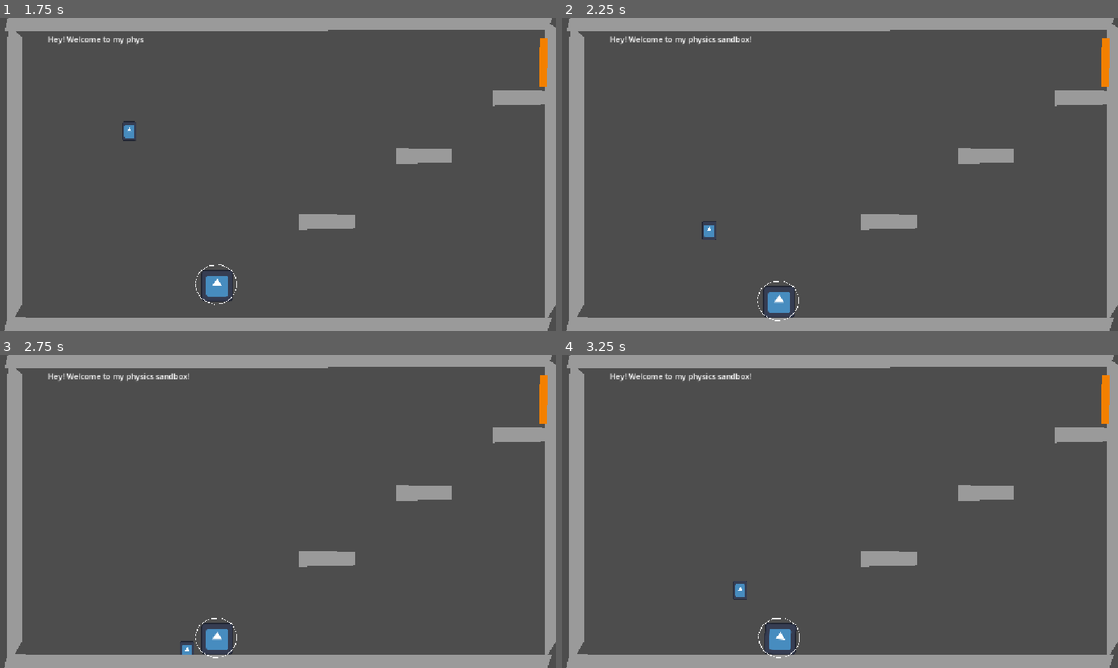
Above: before the commit, frames 1-4 (two rows, left to right).
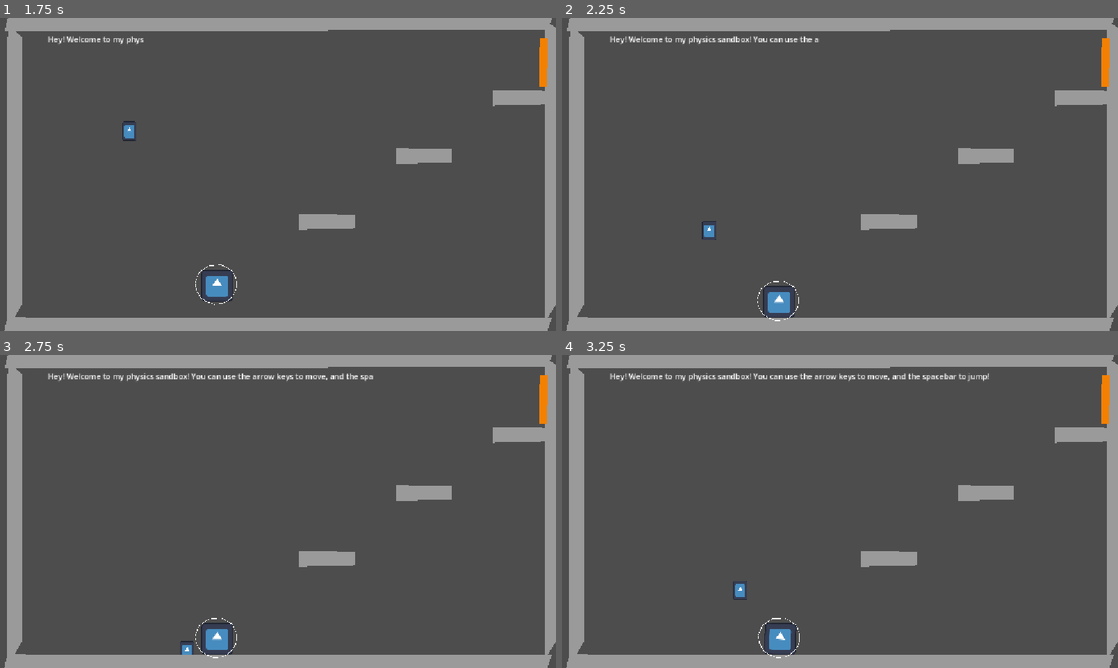
Above: after the commit, the same moments.

Repository: TAL-Trent/SSJamF2026
Game: Godot game, scene res://Levels/Main Menu/Main_Menu.tscn
Two runs of this game, one before a commit and one after it. Both use one fixed random seed, a clock stepped at 60 frames per second and the inputs below. The engine's default icon, where the game draws it, is replaced by a stand-in: a white triangle on a blue panel in a dark square.
Inputs (mouse positions are in pixels of both pictures, inside the frame that each line leads up to):
- Up to frame 1 (1.75 s): click (283, 174) at 0.5 s; click (66, 102) at 1.27 s
- Up to frame 2 (2.25 s): hold Right (right) from 2.03 s (still down); hold Space (jump) from 2.03 s (still down)
- Up to frame 3 (2.75 s): keep holding Right (right); keep holding Space (jump)
- Up to frame 4 (3.25 s): release Right (right) at 2.78 s; release Space (jump) at 2.78 s; hold Left (left) from 2.78 s (still down); tap Space (jump) at 2.85, 3.02 s

Frame 1 is identical in both runs. In frame 2, 0.1% of the frame differs, in the area x 34-47%, y 5-8%; in frame 3, 0.3%; in frame 4, 0.4%, in the area x 34-77%, y 5-9%.

Commit message:
added level 3

Diff:
--- a/jank/Levels/Level 1/Level_1_Script.gd
+++ b/jank/Levels/Level 1/Level_1_Script.gd
@@ -40,7 +40,7 @@
 
 # Called when the node enters the scene tree for the first time.
 func _ready() -> void:
-	setMessage("Hey! Welcome to my physics sandbox!")
+	setMessage("Hey! Welcome to my physics sandbox! You can use the arrow keys to move, and the spacebar to jump!")
 
 
 # Called every frame. 'delta' is the elapsed time since the previous frame.
--- a/jank/Levels/Level 2/Level_2_Script.gd
+++ b/jank/Levels/Level 2/Level_2_Script.gd
@@ -52,9 +52,10 @@
 #called when the player touches the end of level trigger
 func _on_area_2d_area_shape_entered(area_rid: RID, area: Area2D, area_shape_index: int, local_shape_index: int) -> void:
 	print("EOL trigger touched")
-	await get_tree().create_timer(0.2).timeout
 	setMessage("Nice job!")
+	await get_tree().create_timer(0.5).timeout
 	print("next level")
+	get_tree().change_scene_to_file("res://Levels/Level 3/Level_3.tscn")
 
 func typeChat():
 	if !(finishedMessage == currentMessage):
--- /dev/null
+++ b/jank/Levels/Level 3/Level_3.tscn
@@ -0,0 +1,187 @@
+[gd_scene format=3 uid="uid://cgiq4edximheo"]
+
+[ext_resource type="Script" uid="uid://cn4wgvnfxxhkl" path="res://Levels/Level 3/Level_3_Script.gd" id="1_olxtw"]
+[ext_resource type="Texture2D" uid="uid://dy56y0s7l3b3y" path="res://icon.svg" id="2_y2d2y"]
+
+[sub_resource type="CircleShape2D" id="CircleShape2D_cxiam"]
+radius = 19.026299
+
+[sub_resource type="RectangleShape2D" id="RectangleShape2D_cxiam"]
+size = Vector2(1125, 30)
+
+[sub_resource type="RectangleShape2D" id="RectangleShape2D_2v4n4"]
+size = Vector2(31, 636)
+
+[sub_resource type="RectangleShape2D" id="RectangleShape2D_8jio8"]
+size = Vector2(1440, 311)
+
+[sub_resource type="RectangleShape2D" id="RectangleShape2D_48r1q"]
+size = Vector2(126, 30)
+
+[sub_resource type="CircleShape2D" id="CircleShape2D_oym00"]
+radius = 86.833176
+
+[node name="Node2D" type="Node2D" unique_id=965193724 node_paths=PackedStringArray("Player", "PlayerSprite", "EolTrigger", "textChat", "playerRay")]
+script = ExtResource("1_olxtw")
+Player = NodePath("Player")
+PlayerSprite = NodePath("Player2dSprite")
+EolTrigger = NodePath("Area2D")
+textChat = NodePath("RichTextLabel")
+playerRay = NodePath("Player2dSprite/RayCast2D")
+
+[node name="Player2dSprite" type="Sprite2D" parent="." unique_id=1676920389]
+position = Vector2(268, 190)
+scale = Vector2(0.2304688, 0.3125001)
+texture = ExtResource("2_y2d2y")
+
+[node name="RayCast2D" type="RayCast2D" parent="Player2dSprite" unique_id=1973953240]
+position = Vector2(0, -9.599976)
+scale = Vector2(4.338982, 3.199999)
+target_position = Vector2(0, 24)
+
+[node name="Player" type="RigidBody2D" parent="." unique_id=272158072]
+position = Vector2(268, 187)
+constant_force = Vector2(0, -300)
+constant_torque = 2.13
+
+[node name="CollisionShape2D" type="CollisionShape2D" parent="Player" unique_id=666665252]
+position = Vector2(0, 2)
+shape = SubResource("CircleShape2D_cxiam")
+
+[node name="playerarea2D" type="Area2D" parent="Player" unique_id=1979979719]
+position = Vector2(0, 2)
+
+[node name="CollisionShape2D" type="CollisionShape2D" parent="Player/playerarea2D" unique_id=200249450]
+shape = SubResource("CircleShape2D_cxiam")
+
+[node name="Floor" type="StaticBody2D" parent="." unique_id=1060266912]
+position = Vector2(880, 168)
+
+[node name="Polygon2D" type="Polygon2D" parent="Floor" unique_id=1738322572]
+position = Vector2(258.6361, 451.14447)
+scale = Vector2(2.3022308, 0.3597568)
+color = Color(0.6073017, 0.60730165, 0.60730165, 1)
+polygon = PackedVector2Array(1.8955078, 6.378113, -488.1045, 2.3781128, -491.1045, 92.37811, -2.1044922, 85.37811)
+
+[node name="CollisionShape2D" type="CollisionShape2D" parent="Floor" unique_id=1904054581]
+position = Vector2(-303.5, 477)
+shape = SubResource("RectangleShape2D_cxiam")
+
+[node name="wallLeft" type="StaticBody2D" parent="." unique_id=1933933877]
+position = Vector2(880, 168)
+
+[node name="Polygon2D" type="Polygon2D" parent="wallLeft" unique_id=1698824866]
+position = Vector2(-835.1139, -172.69963)
+scale = Vector2(0.060113497, 7.0222216)
+color = Color(0.6073017, 0.60730165, 0.60730165, 1)
+polygon = PackedVector2Array(1.8955078, 6.378113, -488.1045, 2.3781128, -491.1045, 92.37811, -2.1044922, 85.37811)
+
+[node name="CollisionShape2D" type="CollisionShape2D" parent="wallLeft" unique_id=437923831]
+position = Vector2(-847.5, 169)
+shape = SubResource("RectangleShape2D_2v4n4")
+
+[node name="wallLeft2" type="StaticBody2D" parent="." unique_id=930569930]
+position = Vector2(1993, 156)
+
+[node name="Polygon2D" type="Polygon2D" parent="wallLeft2" unique_id=1263886810]
+position = Vector2(-835.1139, -172.69963)
+scale = Vector2(0.060113497, 7.0222216)
+color = Color(0.6073017, 0.60730165, 0.60730165, 1)
+polygon = PackedVector2Array(1.8955078, 6.378113, -488.1045, 2.3781128, -491.1045, 92.37811, -2.1044922, 85.37811)
+
+[node name="CollisionShape2D" type="CollisionShape2D" parent="wallLeft2" unique_id=1145334264]
+position = Vector2(-847.5, 169)
+shape = SubResource("RectangleShape2D_2v4n4")
+
+[node name="Floor2" type="StaticBody2D" parent="." unique_id=103161666]
+position = Vector2(882, -457)
+
+[node name="Polygon2D" type="Polygon2D" parent="Floor2" unique_id=83244311]
+position = Vector2(258.6361, 451.14447)
+scale = Vector2(2.3022308, 0.3597568)
+color = Color(0.6073017, 0.60730165, 0.60730165, 1)
+polygon = PackedVector2Array(1.8955078, 6.378113, -488.1045, 2.3781128, -491.1045, 92.37811, -2.1044922, 85.37811)
+
+[node name="CollisionShape2D" type="CollisionShape2D" parent="Floor2" unique_id=265569157]
+position = Vector2(-323, 330.5)
+shape = SubResource("RectangleShape2D_8jio8")
+
+[node name="Chunk1" type="StaticBody2D" parent="." unique_id=1902447649]
+position = Vector2(1174, -147)
+
+[node name="Polygon2D" type="Polygon2D" parent="Chunk1" unique_id=881651029]
+position = Vector2(-36.000015, 295)
+scale = Vector2(0.2373221, 0.3597568)
+color = Color(0.6073017, 0.60730165, 0.60730165, 1)
+polygon = PackedVector2Array(1.8955078, 6.378113, -488.1045, 2.3781128, -491.1045, 92.37811, -2.1044922, 85.37811)
+
+[node name="CollisionShape2D" type="CollisionShape2D" parent="Chunk1" unique_id=1848147505]
+position = Vector2(-90, 312)
+shape = SubResource("RectangleShape2D_48r1q")
+
+[node name="Chunk2" type="StaticBody2D" parent="." unique_id=1770343159]
+position = Vector2(973, -26)
+
+[node name="Polygon2D" type="Polygon2D" parent="Chunk2" unique_id=348608480]
+position = Vector2(-36.000015, 295)
+scale = Vector2(0.2373221, 0.3597568)
+color = Color(0.6073017, 0.60730165, 0.60730165, 1)
+polygon = PackedVector2Array(1.8955078, 6.378113, -488.1045, 2.3781128, -491.1045, 92.37811, -2.1044922, 85.37811)
+
+[node name="CollisionShape2D" type="CollisionShape2D" parent="Chunk2" unique_id=776974233]
+position = Vector2(-90, 312)
+shape = SubResource("RectangleShape2D_48r1q")
+
+[node name="Ball" type="RigidBody2D" parent="." unique_id=22472977]
+mass = 5.0
+
+[node name="CollisionShape2D" type="CollisionShape2D" parent="Ball" unique_id=584389202]
+position = Vector2(450, 485)
+scale = Vector2(0.5, 0.5)
+shape = SubResource("CircleShape2D_oym00")
+
+[node name="Icon" type="Sprite2D" parent="Ball/CollisionShape2D" unique_id=869864279]
+position = Vector2(6.1035156e-05, 1.9999695)
+scale = Vector2(1.0312488, 1.0312496)
+texture = ExtResource("2_y2d2y")
+
+[node name="Line2D" type="Line2D" parent="Ball/CollisionShape2D" unique_id=1704672838]
+position = Vector2(-5.4247417, -3.4765828)
+scale = Vector2(0.23375602, 0.22844152)
+points = PackedVector2Array(-365, -34, -297, -214, -127, -337, 95, -360, 291, -242, 360, -83, 364, 51, 345, 125, 296, 211, 215, 301, 124, 345, -28, 363, -173, 314, -266, 247, -336, 124, -372, -22)
+
+[node name="Chunk3" type="StaticBody2D" parent="." unique_id=981929648]
+position = Vector2(772, 110)
+
+[node name="Polygon2D" type="Polygon2D" parent="Chunk3" unique_id=578532576]
+position = Vector2(-36.000015, 295)
+scale = Vector2(0.2373221, 0.3597568)
+color = Color(0.6073017, 0.60730165, 0.60730165, 1)
+polygon = PackedVector2Array(1.8955078, 6.378113, -488.1045, 2.3781128, -491.1045, 92.37811, -2.1044922, 85.37811)
+
+[node name="CollisionShape2D" type="CollisionShape2D" parent="Chunk3" unique_id=2031323877]
+position = Vector2(-90, 312)
+shape = SubResource("RectangleShape2D_48r1q")
+
+[node name="Area2D" type="Area2D" parent="." unique_id=655159511]
+
+[node name="CollisionPolygon2D" type="CollisionPolygon2D" parent="Area2D" unique_id=1804080934]
+position = Vector2(-638, 1)
+scale = Vector2(1.5625031, 1)
+polygon = PackedVector2Array(1118, 42, 1135, 42, 1134, 142, 1117, 142)
+
+[node name="Polygon2D" type="Polygon2D" parent="Area2D" unique_id=450298845]
+color = Color(0.955715, 0.5051854, 7.70092e-07, 1)
+polygon = PackedVector2Array(1118, 42, 1135, 42, 1134, 142, 1117, 142)
+
+[node name="RichTextLabel" type="RichTextLabel" parent="." unique_id=729345683]
+offset_left = 99.0
+offset_top = 32.0
+offset_right = 1036.0
+offset_bottom = 88.0
+localize_numeral_system = false
+text = "Hello World!"
+scroll_active = false
+shortcut_keys_enabled = false
+
+[connection signal="area_shape_entered" from="Area2D" to="." method="_on_area_2d_area_shape_entered"]
--- /dev/null
+++ b/jank/Levels/Level 3/Level_3_Script.gd
@@ -0,0 +1,79 @@
+extends Node
+
+@export var Player: RigidBody2D
+@export var PlayerSprite: Sprite2D
+@export var EolTrigger: Area2D
+@export var textChat: RichTextLabel
+@export var playerRay: RayCast2D
+
+var isTyping = false
+var finishedMessage = ""
+var currentMessage = ""
+var messageChar = 0
+var airJumped = false
+
+func _input(event):
+	if event.is_action_pressed("jump"):
+		var myForce: Vector2
+		myForce.x = 0;
+		myForce.y = -500;
+		#Player.apply_force(myForce)
+		if isTouchingFloor():
+			Player.apply_impulse(myForce);
+			print("Jumped!")
+		else:
+			if !airJumped:
+				myForce.y = -5000
+				Player.apply_impulse(myForce);
+				airJumped = true
+	if event.is_action_pressed("left"):
+		var myForce: Vector2
+		myForce.x = -200;
+		myForce.y = 0;
+		#Player.apply_force(myForce)
+		if isTouchingFloor():
+			Player.apply_impulse(myForce);
+	if event.is_action_pressed("right"):
+		var myForce: Vector2
+		myForce.x = 200;
+		myForce.y = 0;
+		#Player.apply_force(myForce)
+		if isTouchingFloor():
+			Player.apply_impulse(myForce);
+
+
+
+
+# Called when the node enters the scene tree for the first time.
+func _ready() -> void:
+	setMessage("Y'know, that might have been a bit too hard, so i gave you a double jump!")
+
+# Called every frame. 'delta' is the elapsed time since the previous frame.
+func _process(delta: float) -> void:
+	PlayerSprite.global_position = Player.global_position
+	typeChat()
+	if (isTouchingFloor() and (airJumped == true)):
+		airJumped = false
+#called when the player touches the end of level trigger
+func _on_area_2d_area_shape_entered(area_rid: RID, area: Area2D, area_shape_index: int, local_shape_index: int) -> void:
+	print("EOL trigger touched")
+	setMessage("Nice job!")
+	await get_tree().create_timer(0.5).timeout
+	print("next level")
+
+func typeChat():
+	if !(finishedMessage == currentMessage):
+		textChat.text = currentMessage + finishedMessage[messageChar]
+		messageChar+=1
+		currentMessage = textChat.text
+	else:
+		messageChar = 0
+
+func setMessage(message: String):
+	textChat.text = ""
+	currentMessage = ""
+	finishedMessage = message
+	messageChar = 0
+
+func isTouchingFloor() -> bool:
+	return playerRay.is_colliding()
Not shown, added: jank/Levels/Level 3/Level_3_Script.gd.uid
